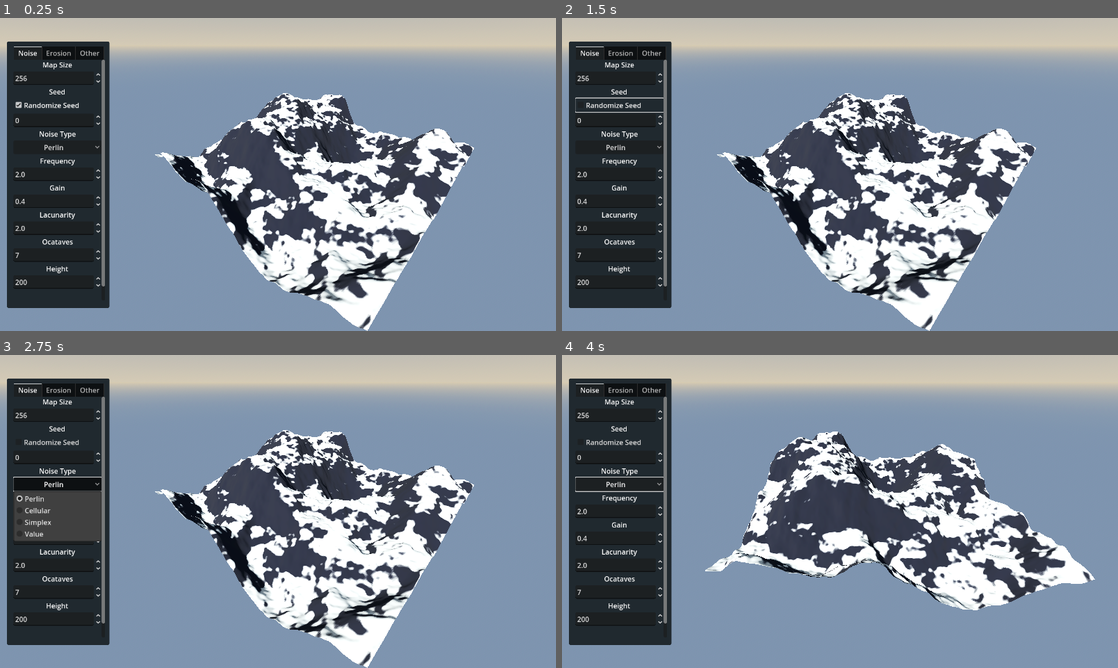
Above: before the commit, frames 1-4 (two rows, left to right).
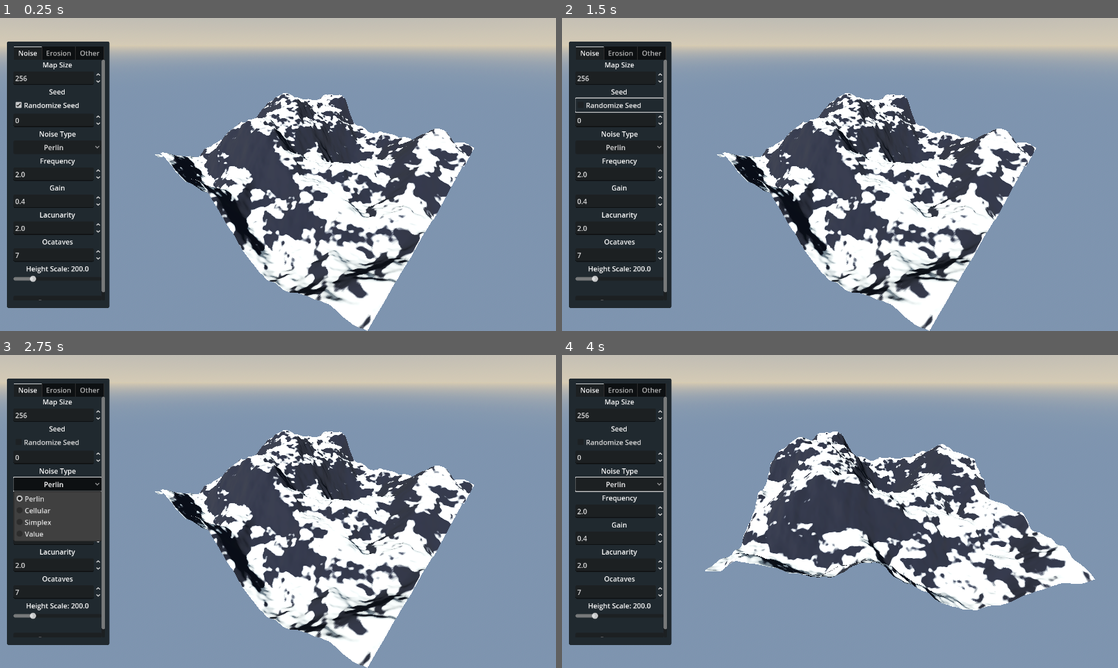
Above: after the commit, the same moments.

Repository: Atif85/erosion-sim
Game: Godot game, scene res://scenes/main.tscn
Same seed, same stepped clock (60 frames per second), same inputs: the game is played once before the commit and once after it.
Inputs (mouse positions are in pixels of both pictures, inside the frame that each line leads up to):
- Up to frame 1 (0.25 s): no input
- Up to frame 2 (1.5 s): click "Regenerate" at 0.5 s; click "Randomize Seed" at 1.25 s
- Up to frame 3 (2.75 s): click "Perlin" at 2 s
- Up to frame 4 (4 s): tap Enter at 2.75 s; move the mouse to (962, 495) at 2.77 s; hold Up (go_up) 2.78-3.5 s; click (962, 495) at 2.92 s; tap Space at 3.5 s; drag from (728, 527) to (812, 574) at 3.52 s

The runs differ from the first frame. In frame 1, 0.2% of the frame differs, in the area x 2-19%, y 79-91%; in frame 2, 0.2%; in frame 3, 0.2%; in frame 4, 0.2%.

Commit message:
made height scale change the mesh in  real time

Diff:
--- a/scenes/ui.tscn
+++ b/scenes/ui.tscn
@@ -151,10 +151,10 @@
 
 [node name="Height_label" type="Label" parent="Panel/Tabs/Noise/Container"]
 layout_mode = 2
-text = "Height"
-horizontal_alignment = 1
-
-[node name="Height" type="SpinBox" parent="Panel/Tabs/Noise/Container"]
+text = "Height : "
+horizontal_alignment = 1
+
+[node name="Height" type="HSlider" parent="Panel/Tabs/Noise/Container"]
 layout_mode = 2
 min_value = 1.0
 max_value = 1000.0
--- a/scripts/erosion.gd
+++ b/scripts/erosion.gd
@@ -108,8 +108,7 @@
 
 	last_brush_radius_processed = current_radius
 
-func erode_with_gpu(heightmap_in: PackedFloat32Array, map_size_in: int) -> PackedFloat32Array:
-
+func erode_with_gpu(heightmap_in: PackedFloat32Array, map_size_in: int, droplets_in:int = num_droplets) -> PackedFloat32Array:
 
 	# Creating storage buffers
 	var hm_bytes := heightmap_in.to_byte_array()
@@ -168,7 +167,7 @@
 	# Calculate number of work groups needed
 	var local_group_size = 1024
 	@warning_ignore("integer_division")
-	var num_groups = (num_droplets + local_group_size - 1) / local_group_size # Ceiling division
+	var num_groups = (droplets_in + local_group_size - 1) / local_group_size # Ceiling division
 
 	rd.compute_list_dispatch(compute_list, num_groups, 1, 1) # Dispatch groups
 	rd.compute_list_end()
--- a/scripts/main.gd
+++ b/scripts/main.gd
@@ -17,7 +17,6 @@
 const DEFAULT_ANIMATION_DURATION = 4.0
 
 # Nodes
-@onready var ui_class: UiClass = $UI
 @onready var erosion_node: Node = $Erosion
 @onready var heightmap_mesh: MeshInstance3D = $HeightmapMesh
 
@@ -85,7 +84,6 @@
 func erode():
 	var time_start_erode = Time.get_ticks_usec()
 
-	ui_class.set_erosion_vars_from_ui()
 	eroded_map_data = erosion_node.erode_with_gpu(orignal_map_data, mapSizeWithBorder)
 
 	var time_end_erode = Time.get_ticks_usec()
@@ -152,7 +150,7 @@
 			# Sample at normalized coords
 			var v = noise.get_noise_2d(x / float(map_size_in), y / float(map_size_in))
 			# Remap from [-1,1] to [0,1]
-			map[y * map_size_in + x] = (v + 1.0) * 0.5
+			map[y * map_size_in + x] = v * 0.5 + 0.5
 
 	var time_end_erode = Time.get_ticks_usec()
 	print("Map create from noise in ",(time_end_erode - time_start_erode)/ 1000000.0," seconds")
--- a/scripts/ui.gd
+++ b/scripts/ui.gd
@@ -10,10 +10,9 @@
 @onready var ui_gain_slider: SpinBox = $Panel/Tabs/Noise/Container/Gain_slider
 @onready var ui_lac_slider: SpinBox = $Panel/Tabs/Noise/Container/Lacunarity_slider
 @onready var ui_octaves: SpinBox = $Panel/Tabs/Noise/Container/Octaves
-@onready var ui_height: SpinBox = $Panel/Tabs/Noise/Container/Height
-
+@onready var ui_height: HSlider = $Panel/Tabs/Noise/Container/Height
+@onready var ui_height_label: Label = $Panel/Tabs/Noise/Container/Height_label
 @onready var noise_type_selector: OptionButton = $Panel/Tabs/Noise/Container/Noise_type
-@onready var erosion_anim_length: SpinBox = $Panel/Tabs/Other/Erosion_anim_length
 
 # Erosion ui nodes
 @onready var ui_droplets: SpinBox = $Panel/Tabs/Erosion/Container/Droplets
@@ -37,11 +36,14 @@
 
 # Other ui
 @onready var file_dialog: FileDialog = $Panel/FileDialog
+
 @onready var snow_slope: HSlider = $Panel/Tabs/Other/Snow_slope
 @onready var snow_blend: HSlider = $Panel/Tabs/Other/Snow_blend
 @onready var snow_color: ColorPickerButton = $Panel/Tabs/Other/Snow_color
 @onready var rock_color: ColorPickerButton = $Panel/Tabs/Other/Rock_color
 
+@onready var erosion_anim_length: SpinBox = $Panel/Tabs/Other/Erosion_anim_length
+
 # Script Nodes
 @onready var main: MainClass = $".."
 @onready var erosion: Node = $"../Erosion"
@@ -56,16 +58,18 @@
 	regen_button.pressed.connect(regen_button_pressed)
 	erode_gpu.pressed.connect(erode_gpu_pressed)
 	save.pressed.connect(save_as_png)
-	erosion_anim.pressed.connect(main.animated_erosion)
+	erosion_anim.pressed.connect(erode_animated_pressed)
 	set_defaults.pressed.connect(_set_defaults)
+
+	ui_height.value_changed.connect(_ui_height_value_changed)
 
 	snow_slope.value_changed.connect(_on_snow_slope_value_changed)
 	snow_blend.value_changed.connect(_on_snow_blend_value_changed)
 	snow_color.color_changed.connect(_on_snow_color_changed)
 	rock_color.color_changed.connect(_on_rock_color_changed)
 
-	erosion_anim_length.value_changed.connect(set_animation_duration)
-	noise_type_selector.item_selected.connect(on_noise_type_changed)
+	erosion_anim_length.value_changed.connect(_on_animation_duration_changed)
+	noise_type_selector.item_selected.connect(_on_noise_type_changed)
 
 	# Getting file dialog ready
 	file_dialog.use_native_dialog = true
@@ -80,6 +84,10 @@
 	main.material.set_shader_parameter("snow_color", SNOW_COLOR)
 	main.material.set_shader_parameter("rock_color", ROCK_COLOR)
 
+func _ui_height_value_changed(value: float) -> void:
+	ui_height_label.text = "Height Scale: " + str(value)
+	main.height_scale = value
+	main.material.set_shader_parameter("height_scale", value)
 
 func _on_snow_slope_value_changed(value: float) -> void:
 	main.material.set_shader_parameter("snow_slope_threshold", value)
@@ -93,7 +101,7 @@
 func _on_rock_color_changed(color: Color) -> void:
 	main.material.set_shader_parameter("rock_color", color)
 
-func on_noise_type_changed(index: int) -> void:
+func _on_noise_type_changed(index: int) -> void:
 	# Update the noise type based on the selected index
 	match index:
 		0: main.noise_type = FastNoiseLite.TYPE_PERLIN
@@ -101,7 +109,7 @@
 		2: main.noise_type = FastNoiseLite.TYPE_SIMPLEX
 		3: main.noise_type = FastNoiseLite.TYPE_VALUE
 
-func set_animation_duration(value: float) -> void:
+func _on_animation_duration_changed(value: float) -> void:
 	# Set the animation duration in seconds
 	main.animation_duration_sec = value
 
@@ -122,8 +130,22 @@
 	if main.is_eroding_animated:
 		print("Animation already in progress.")
 		return
+	set_erosion_vars_from_ui()
 	main.erode()
 	main.create_mesh(main.eroded_map_data)
+
+func erode_animated_pressed():
+	set_erosion_vars_from_ui()
+	main.animated_erosion()
+
+func set_noise_vars_from_ui():
+	main.map_size       = ui_mapsize.value
+	main.randomize_seed = ui_rand.button_pressed
+	main.Seed           = int(ui_seed.value)
+	main.frequency      = ui_freq_slider.value
+	main.gain           = ui_gain_slider.value
+	main.lacunarity     = ui_lac_slider.value
+	main.num_octaves    = int(ui_octaves.value)
 
 func set_erosion_vars_from_ui():
 	erosion.num_droplets = ui_droplets.value
@@ -138,16 +160,6 @@
 	erosion.start_water = ui_start_water.value
 	erosion.erosion_brush_radius = ui_erosion_radius.value
 
-func set_noise_vars_from_ui():
-	main.map_size       = ui_mapsize.value
-	main.randomize_seed = ui_rand.button_pressed
-	main.Seed           = int(ui_seed.value)
-	main.frequency      = ui_freq_slider.value
-	main.gain           = ui_gain_slider.value
-	main.lacunarity     = ui_lac_slider.value
-	main.num_octaves    = int(ui_octaves.value)
-	main.height_scale   = ui_height.value
-
 func set_vars_to_default():
 	# Settig ui values to default
 	# nosie ui
@@ -159,6 +171,7 @@
 	ui_lac_slider.value    = main.DEFAULT_LACUNARITY
 	ui_octaves.value       = main.DEFAULT_NUM_OCTAVES
 	ui_height.value        = main.DEFAULT_HEIGHT_SCALE
+	ui_height_label.text   = "Height Scale: " + str(main.DEFAULT_HEIGHT_SCALE)
 	noise_type_selector.selected = 0
 
 	# erosion ui
